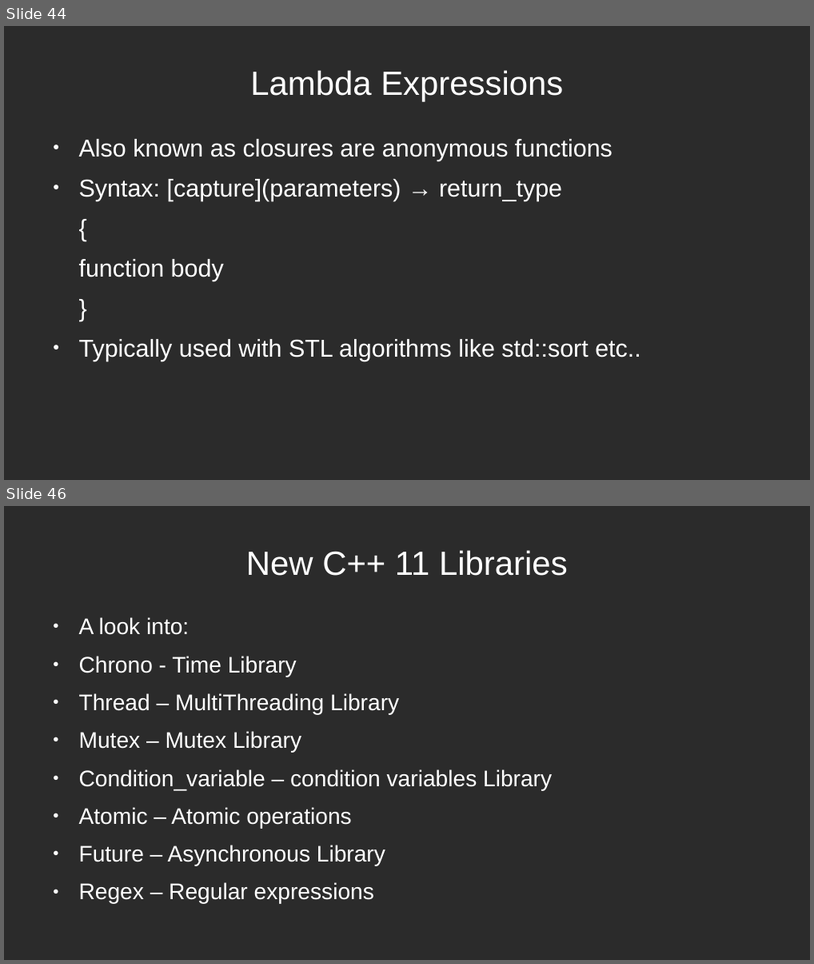
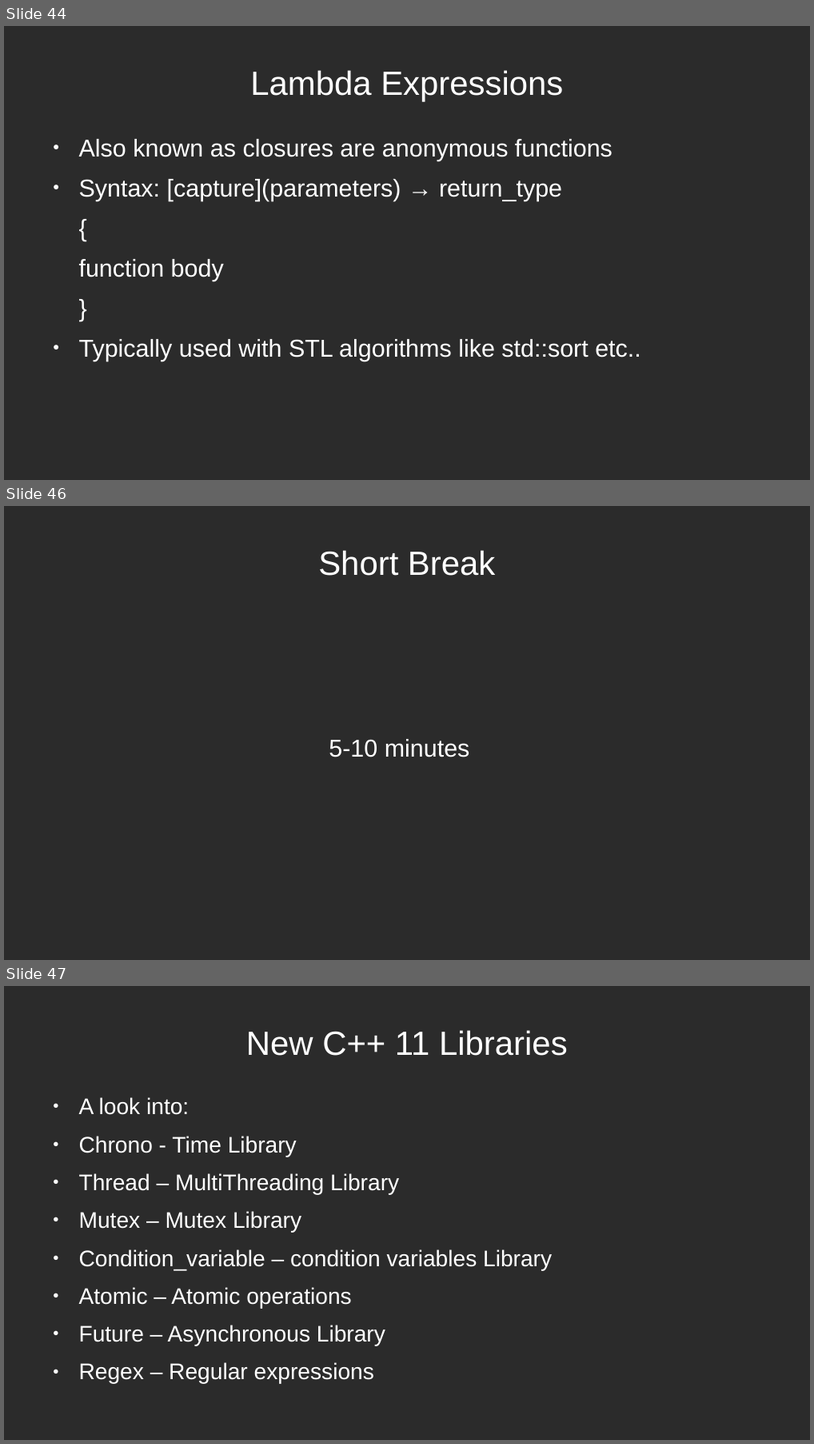
Before and after one commit to mleibeng/Crash-Course-CPP-11-17, a slide deck: Presentation/Crash Course.odp. Shown one above the other, each under a label of ours: slides 44 and 46 before the commit, slides 44, 46 and 47 after it; the slides between them are not shown. The pictures are 814x964 and 814x1444 pixels, drawn with LibreOffice and Linux fonts; fonts in the diff are those of the drawing; background and template pictures are left out; a plain dark background stands for a picture behind light text. Boxes give left, top, right and bottom in pixels: in the first picture for what was removed or moved away, otherwise in the second. Text is boxed around its words. In the diff, an @@ line names an element or a change of style, - is before the commit and + after.

```diff
--- a/Presentation/Crash Course.odp
+++ b/Presentation/Crash Course.odp
@@ slide 46 added at <box>4,506,810,960</box>, background picture (left out) @@
@@ title added at <box>318,550,495,576</box>, 33 pt, text #FFFFFF @@
+Short Break
@@ text added at <box>329,739,470,757</box>, 24 pt, text #FFFFFF @@
+5-10 minutes
@@ what was slide 46 is now slide 47 @@
```
Also in this commit, not shown: 8 slides changed, 1 other file.
